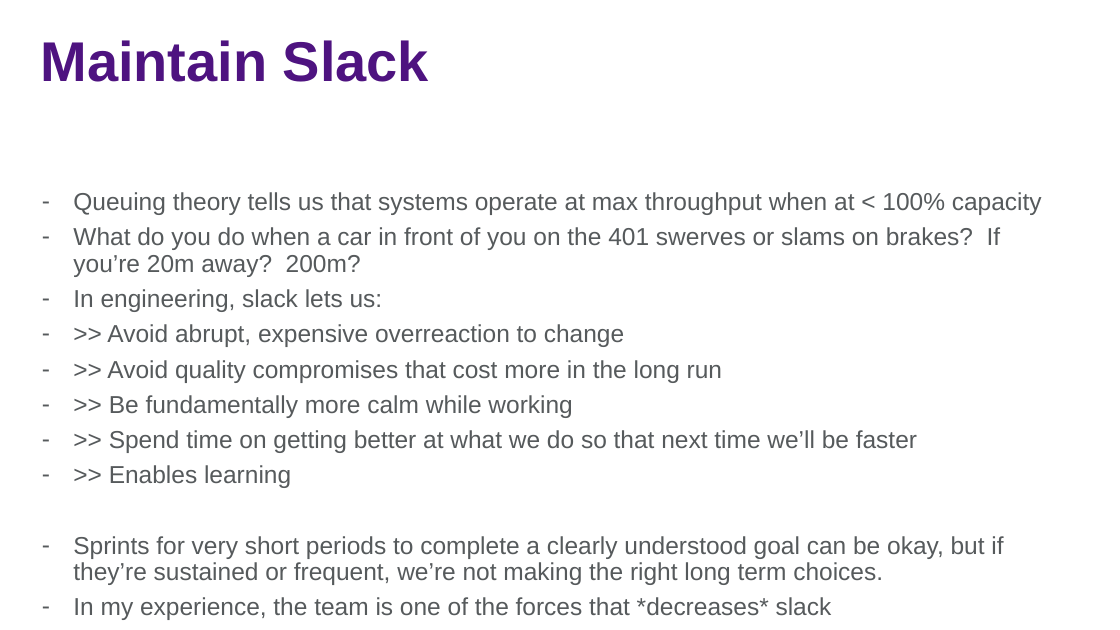
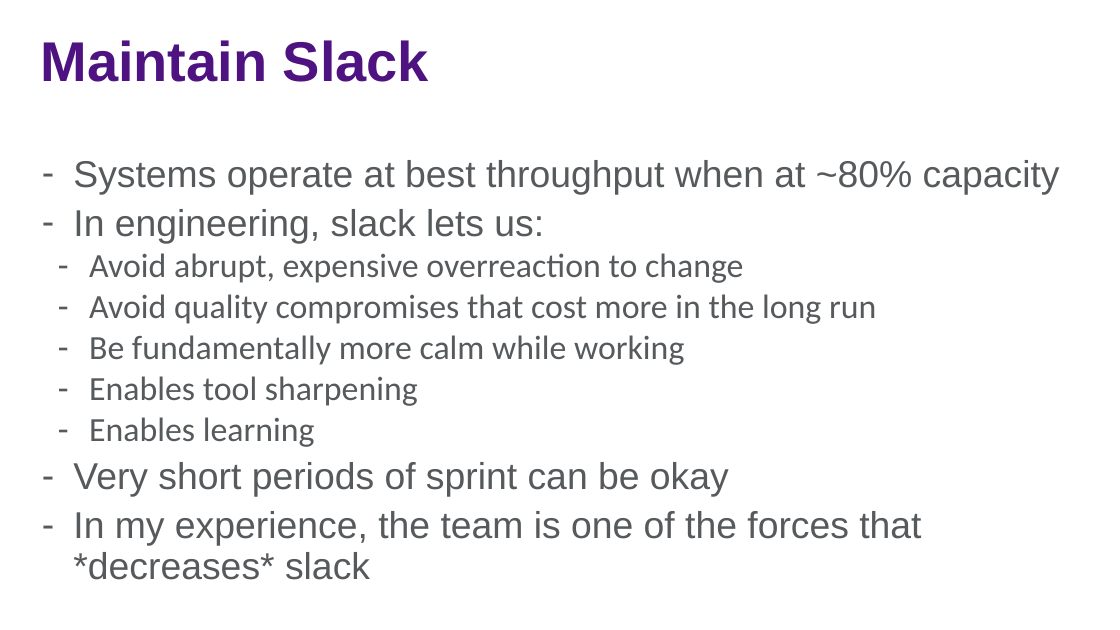
Before and after one commit to jasonjwood/presentations, a slide deck: slide 20 of InFusion2016 - Getting It Done - Jason Wood.pptx (slide 18 before the commit). Drawn at 1120x630 pixels with LibreOffice and Linux fonts; fonts in the diff are those of the drawing; background and template pictures are left out. Boxes give left, top, right and bottom in pixels: in the first picture for what was removed or moved away, otherwise in the second. Text is boxed around its words. In the diff, an @@ line names an element or a change of style, - is before the commit and + after.

```diff
--- a/InFusion2016 - Getting It Done - Jason Wood.pptx
+++ b/InFusion2016 - Getting It Done - Jason Wood.pptx
@@ text "Systems operate at best throughput ...": place and size @@
-text "Systems operate at best throughput ..." at (73,192,1042,620)
+text "Systems operate at best throughput ..." at (73,160,1060,580)
@@ text at (73,160,1060,194): text changed; size 21 to 32 pt @@
-– Queuing theory tells us that systems operate at max throughput when at < 100% capacity
-– What do you do when a car in front of you on the 401 swerves or slams on brakes? If you’re 20m away? 200m?
+– Systems operate at best throughput when at ~80% capacity
@@ text at (73,209,921,580): size 21 to 32 pt in "In engineering, slack lets us:", "In my experience, the team is one ..." @@
@@ text at (73,253,876,497): text changed; size 21 to 29 pt; font Arial to Calibri @@
-– >> Avoid abrupt, expensive overreaction to change
-– >> Avoid quality compromises that cost more in the long run
-– >> Be fundamentally more calm while working
-– >> Spend time on getting better at what we do so that next time we’ll be faster
-– >> Enables learning
-– Sprints for very short periods to complete a clearly understood goal can be okay, but if they’re sustained or frequent, we’re not making the right long term choices.
+  – Avoid abrupt, expensive overreaction to change
+  – Avoid quality compromises that cost more in the long run
+  – Be fundamentally more calm while working
+  – Enables tool sharpening
+  – Enables learning
+– Very short periods of sprint can be okay
```
Also in this commit, not shown: 9 other slides changed, 2 slides added.
